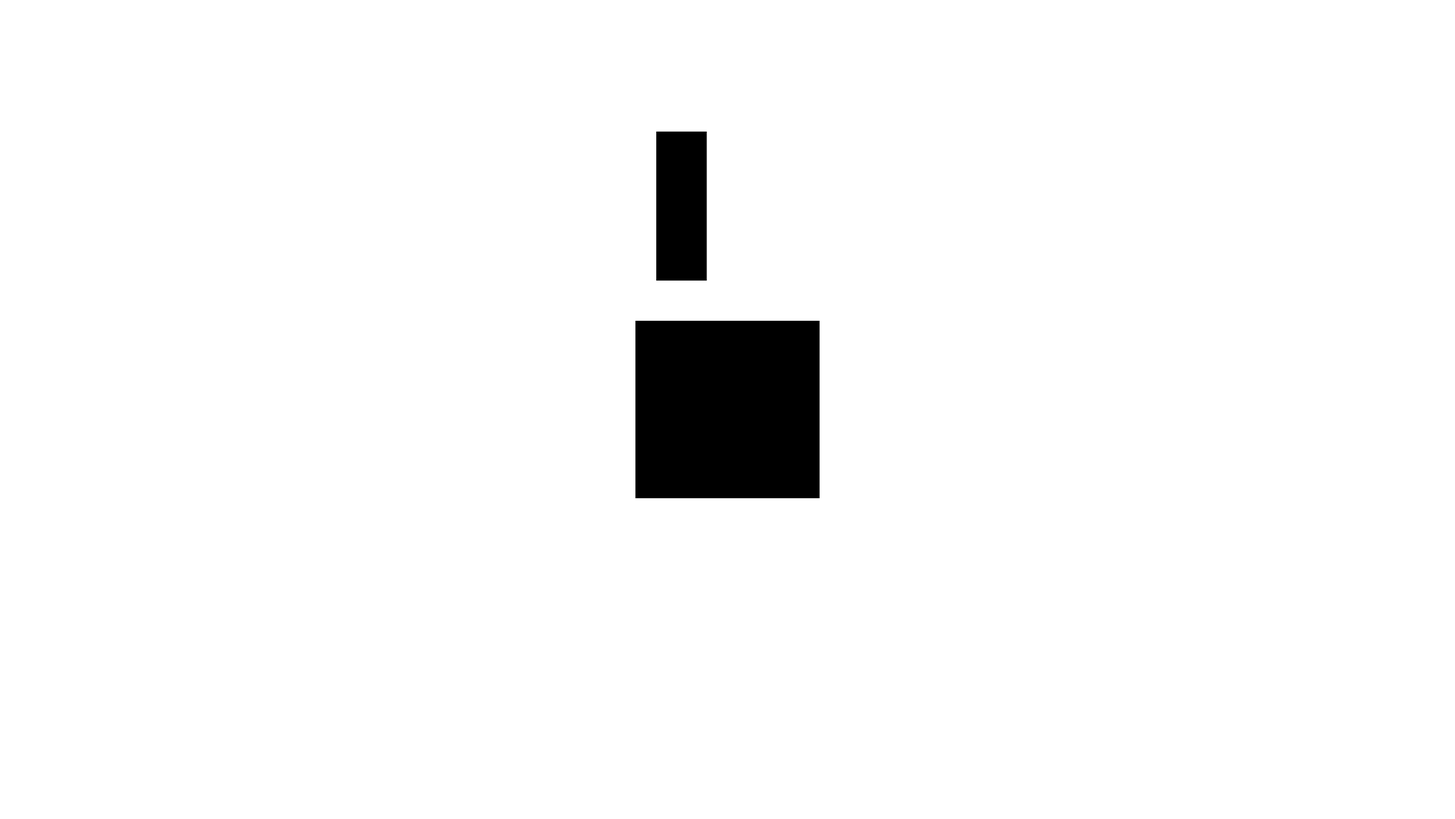
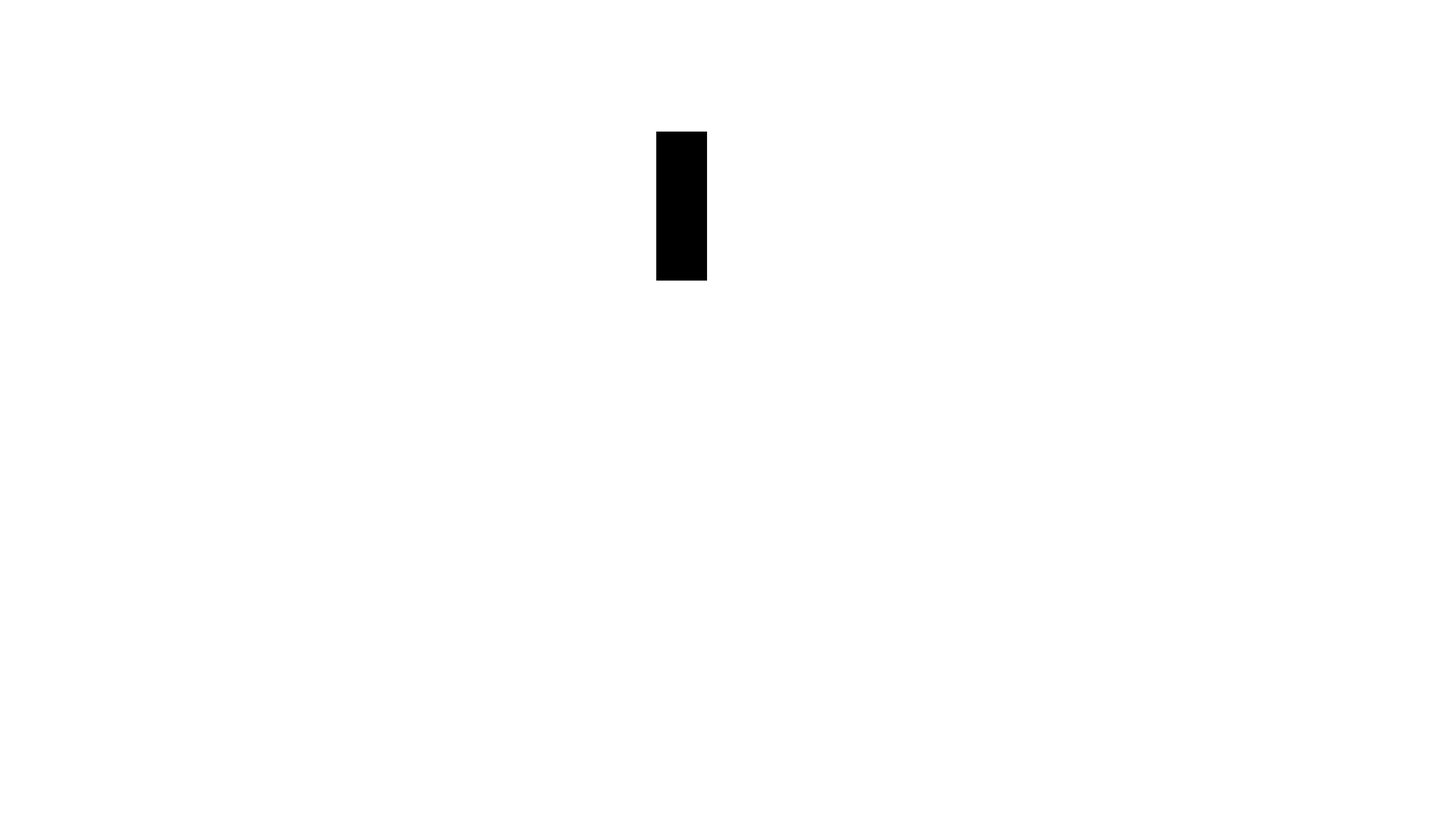
Layered file, before and after one edit (1455×819). Changes by layer:
painted on "Player" over (657, 131, 708, 281)
painted on "Ground1" over (635, 320, 820, 498)
